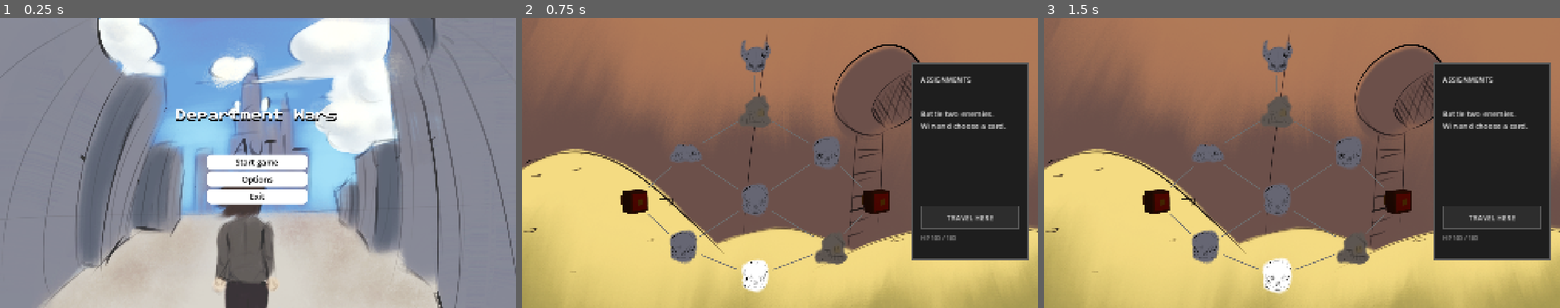
Above: before the commit, frames 1-3 (left to right).
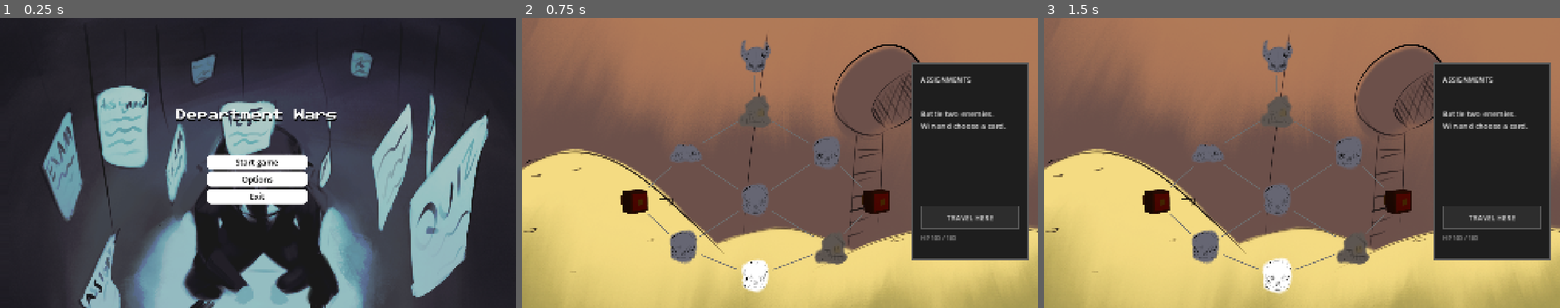
Above: after the commit, the same moments.

Repository: hxc6806/Department-Wars
Game: Godot game, scene res://Scenes/main_menu.tscn
The game is run twice, just before and just after one commit, with the same random seed, the same clock (stepped at 60 frames per second) and the same inputs.
Inputs (mouse positions are in pixels of both pictures, inside the frame that each line leads up to):
- Up to frame 1 (0.25 s): no input
- Up to frame 2 (0.75 s): click "Start game" at 0.5 s
- Up to frame 3 (1.5 s): click (1276, 276) at 1.27 s

The runs differ from the first frame. In frame 1, 96% of the frame differs, in the area x 0-100%, y 0-100%; in frame 2, nothing differs; in frame 3, nothing differs.

Commit message:
changed up main menu

Diff:
--- a/department-wars/Scenes/main_menu.tscn
+++ b/department-wars/Scenes/main_menu.tscn
@@ -1,8 +1,8 @@
 [gd_scene format=3 uid="uid://df2pk3mpy12ut"]
 
-[ext_resource type="Texture2D" uid="uid://brsejjpv2stk" path="res://Assets/Untitled_Artwork.png" id="1_n45e2"]
+[ext_resource type="Texture2D" uid="uid://bjgttsmef3mmc" path="res://Assets/main.png" id="1_n45e2"]
 [ext_resource type="FontFile" uid="uid://cthj24jjfrhwh" path="res://Assets/pixel_font.ttf" id="2_1ehe0"]
-[ext_resource type="AudioStream" uid="uid://ckbl2yln6w0ue" path="res://Assets/mainmenu.mp3" id="3_n45e2"]
+[ext_resource type="AudioStream" uid="uid://bhpqrxj8mprhp" path="res://Assets/mainsong2.mp3" id="3_n45e2"]
 [ext_resource type="Script" uid="uid://clnrhvmc6jo66" path="res://Scenes/audio_control.gd" id="4_ce3w2"]
 [ext_resource type="Script" uid="uid://bt3dspi1bujq5" path="res://Scenes/fullscreen_control.gd" id="5_n45e2"]
 
Binary file added: department-wars/Assets/main.png
Not shown, added: department-wars/Assets/main.png.import
Not shown, added: department-wars/Assets/mainsong2.mp3.import
Not shown, added: department-wars/Assets/mainsong2.mp3
